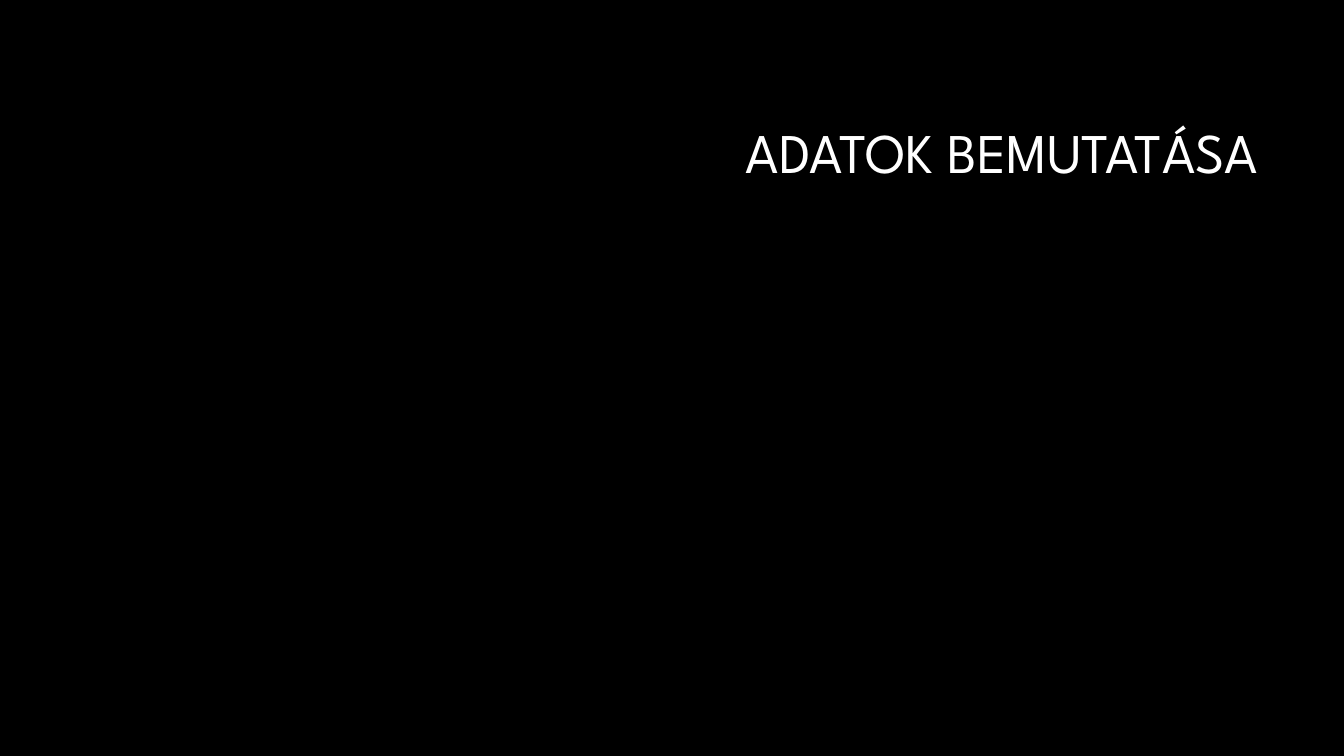
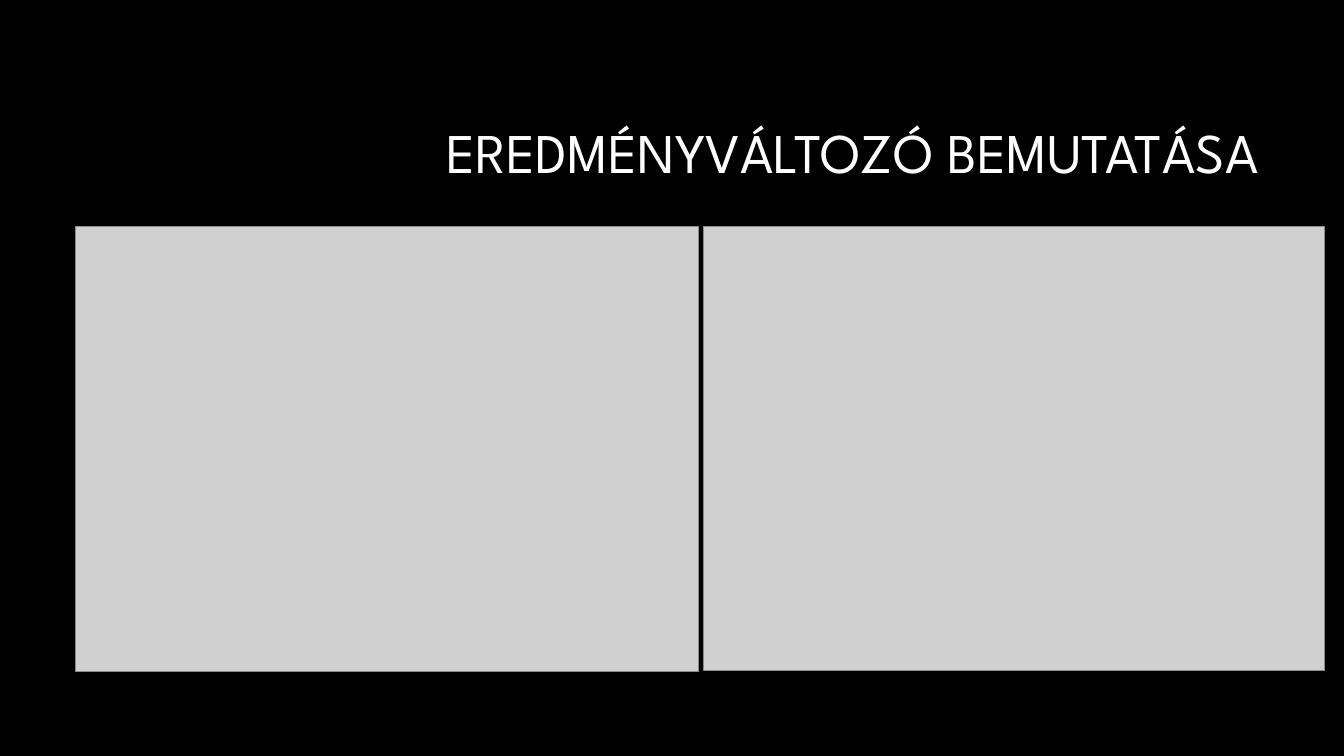
Before and after one commit to DLeves/TobbvaltPet, a slide deck: slide 3 of Prezi.pptx. Drawn at 1344x756 pixels with LibreOffice and Linux fonts; fonts in the diff are those of the drawing; grey boxes stand for pictures; background and template pictures are left out. Boxes give left, top, right and bottom in pixels: in the first picture for what was removed or moved away, otherwise in the second. Text is boxed around its words. In the diff, an @@ line names an element or a change of style, - is before the commit and + after.

Commit message:
prezi: változók bemutatása

```diff
--- a/Prezi.pptx
+++ b/Prezi.pptx
@@ title at (x1=447, y1=125, x2=1259, y2=174): text changed @@
-ADATOK BEMUTATÁSA
+EREDMÉNYVÁLTOZÓ BEMUTATÁSA
@@ picture added at (x1=76, y1=227, x2=699, y2=671) @@
@@ picture added at (x1=704, y1=227, x2=1325, y2=670) @@
```
Also in this commit, not shown: 3 other slides changed, 3 slides added, 2 slides removed.
